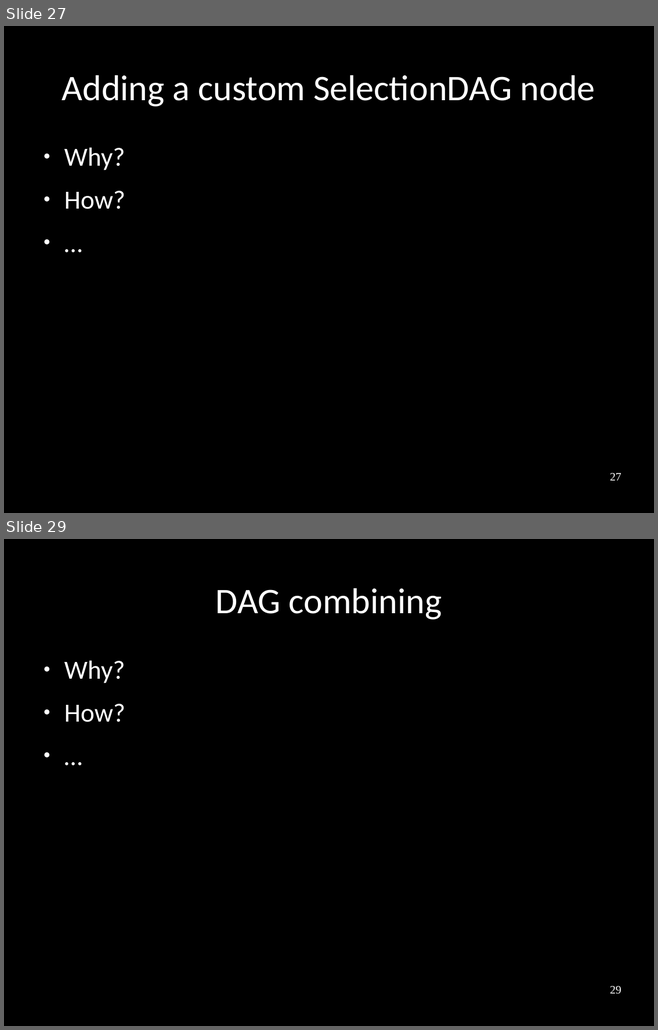
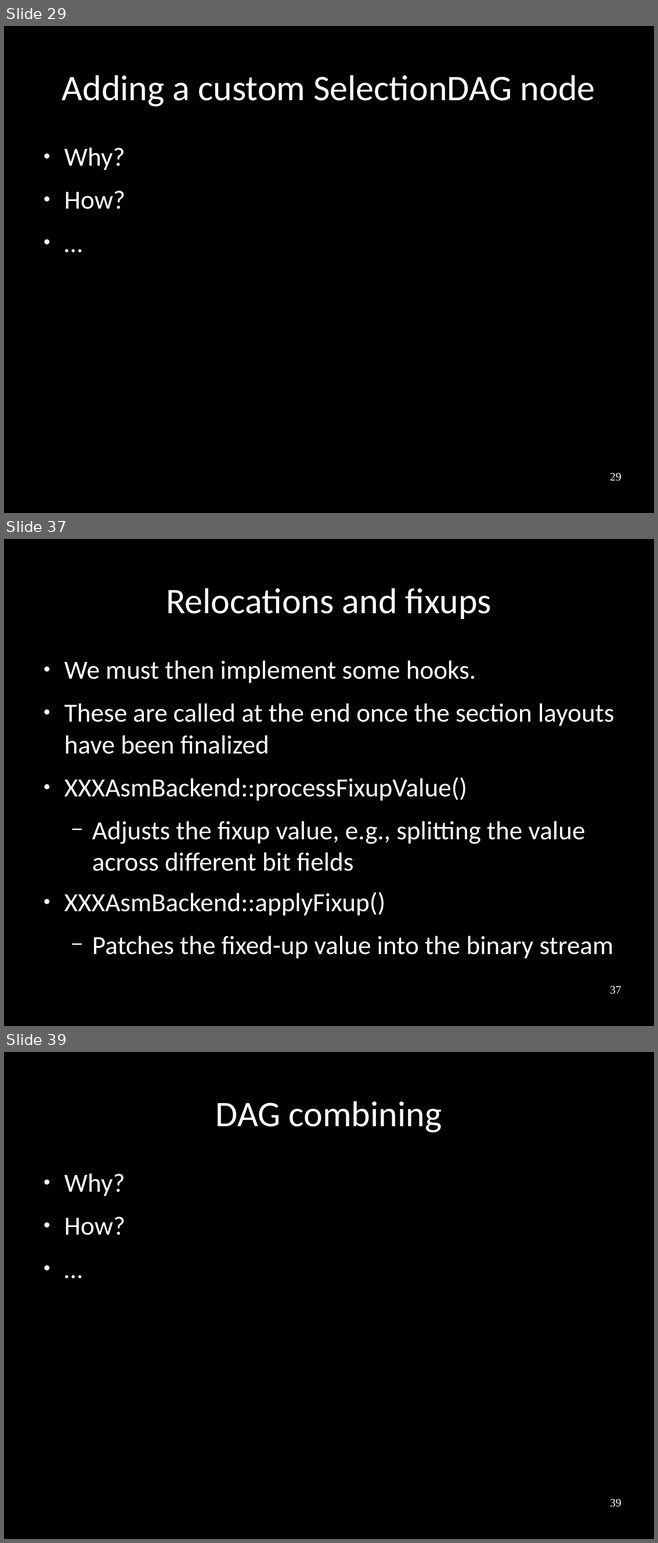
Before and after one commit to frasercrmck/llvm-leg, a slide deck: docs/Codeplay/Slides.odp. Shown one above the other, each under a label of ours: slides 27 and 29 before the commit, slides 29, 37 and 39 after it; the slides between them are not shown. The pictures are 658x1030 and 658x1543 pixels, drawn with LibreOffice and Linux fonts; fonts in the diff are those of the drawing. Boxes give left, top, right and bottom in pixels: in the first picture for what was removed or moved away, otherwise in the second. Text is boxed around its words. In the diff, an @@ line names an element or a change of style, - is before the commit and + after.

```diff
--- a/docs/Codeplay/Slides.odp
+++ b/docs/Codeplay/Slides.odp
@@ slide 37 added at [4,539,654,1026], background #000000 @@
@@ title added at [166,588,491,619], 44 pt, text #FFFFFF @@
+Relocations and fixups
@@ text added at [64,660,614,959], 32 pt, text #FFFFFF @@
+● We must then implement some hooks.
+● These are called at the end once the section layouts have been finalized
+● XXXAsmBackend::processFixupValue()
+  − Adjusts the fixup value, e.g., splitting the value across different bit fields
+● XXXAsmBackend::applyFixup()
+  − Patches the fixed-up value into the binary stream
@@ page number added at [610,986,621,994], 14 pt, text #FFFFFF @@
+37
@@ what was slide 27 is now slide 29 @@
@@ page number at [610,473,621,481]: text changed @@
-27
+29
@@ what was slide 29 is now slide 39 @@
@@ page number at [610,1499,621,1507]: text changed @@
-29
+39
```
Also in this commit, not shown: 4 slides changed, 9 other slides added.
